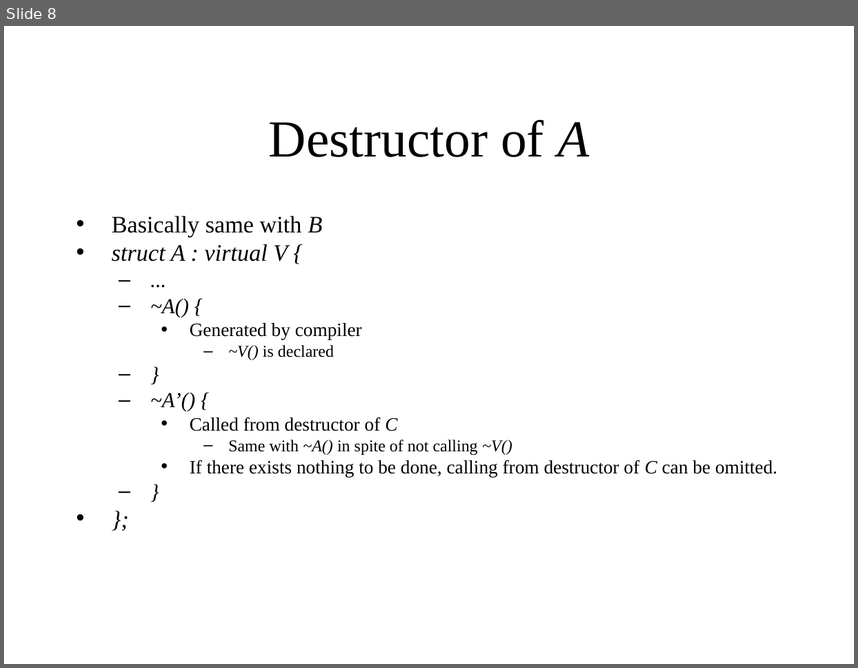
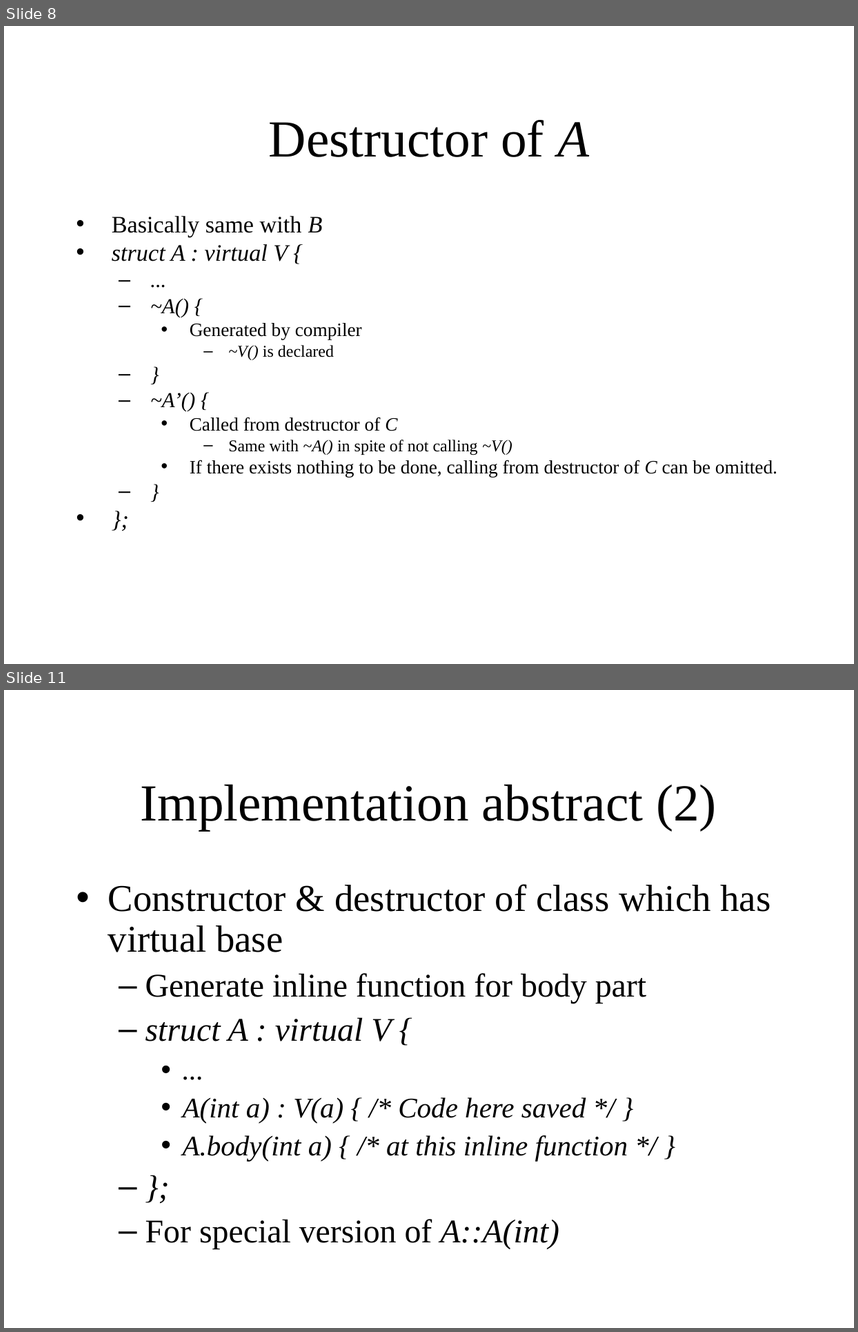
Before and after one commit to KeiHasegawa/cxx_doc, a slide deck: 11_virtual_base_ctor_dtor_e.ppt. Shown one above the other, each under a label of ours: slide 8 before the commit, slides 8 and 11 after it; the slides between them are not shown. The pictures are 858x668 and 858x1332 pixels, drawn with LibreOffice and Linux fonts; fonts in the diff are those of the drawing. Boxes give left, top, right and bottom in pixels: in the first picture for what was removed or moved away, otherwise in the second. Text is boxed around its words. In the diff, an @@ line names an element or a change of style, - is before the commit and + after.

```diff
--- a/11_virtual_base_ctor_dtor_e.ppt
+++ b/11_virtual_base_ctor_dtor_e.ppt
@@ slide 11 added at <box>4,690,854,1328</box>, background #FFFFFF @@
@@ title added at <box>141,784,717,830</box>, 44 pt, text #000000 @@
+Implementation abstract (2)
@@ text added at <box>108,884,771,1248</box>, 28 pt, text #000000 @@
+• Constructor & destructor of class which has virtual base
+  – Generate inline function for body part
+  – struct A : virtual V {
+    • ...
+    • A(int a) : V(a) { /* Code here saved */ }
+    • A.body(int a) { /* at this inline function */ }
+  – };
+  – For special version of A::A(int)
```
Also in this commit, not shown: 1 slide changed, 2 other slides added, 3 other files.
